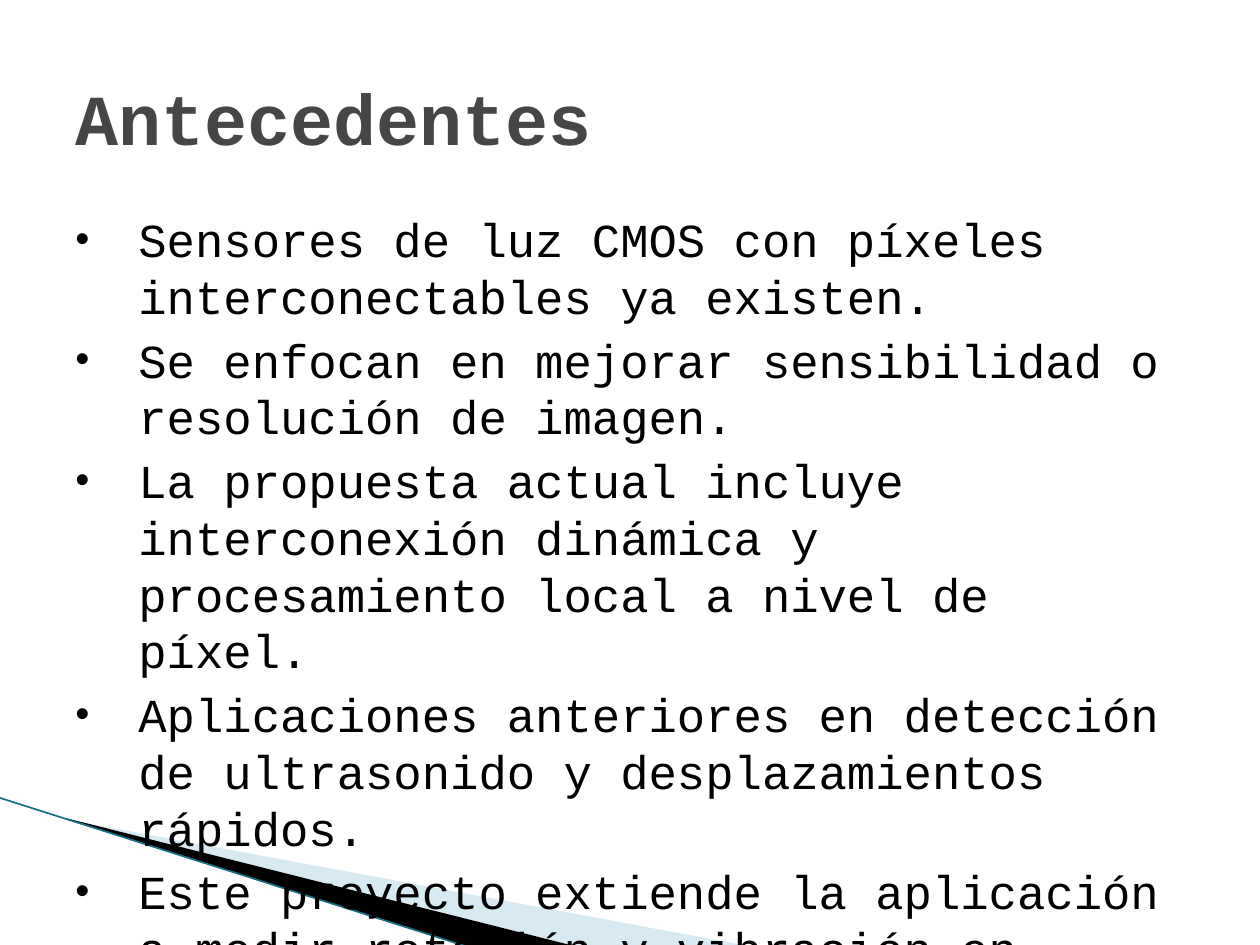
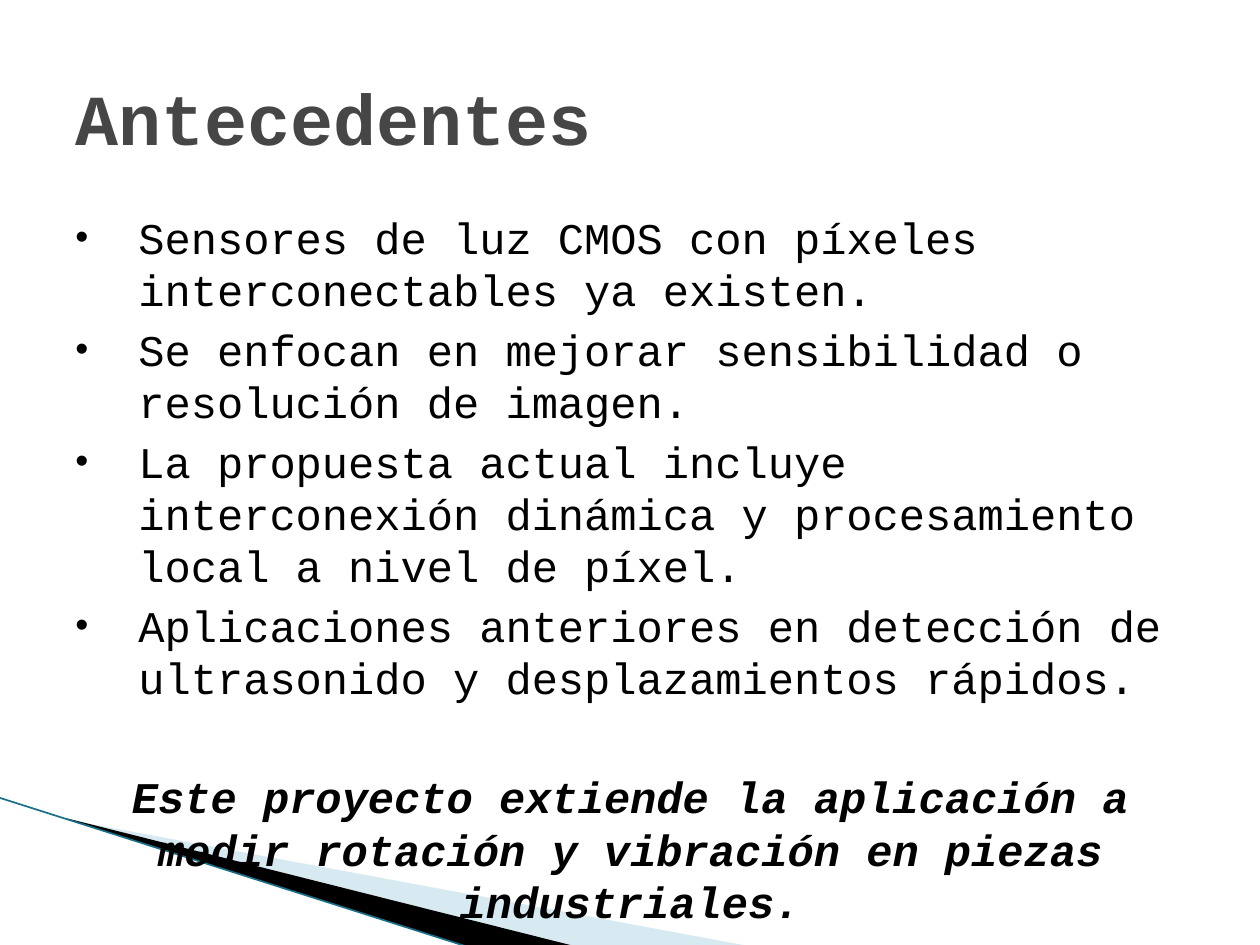
Before and after one commit to marianomorel/maestria-repo, a slide deck: slide 8 of sensores_cmos_presentacion.pptx (slide 5 before the commit). Drawn at 1260x945 pixels with LibreOffice and Linux fonts; fonts in the diff are those of the drawing; background and template pictures are left out. Boxes give left, top, right and bottom in pixels: in the first picture for what was removed or moved away, otherwise in the second. Text is boxed around its words. In the diff, an @@ line names an element or a change of style, - is before the commit and + after.

```diff
--- a/sensores_cmos_presentacion.pptx
+++ b/sensores_cmos_presentacion.pptx
@@ text "Sensores de luz CMOS con ..." at [132,223,1161,931]: size 27 to 25 pt; bold on, italic on in "Este proyecto extiende la aplicación a medir ..."; alignment left to centre; bullet • to none @@
```
Also in this commit, not shown: 3 other slides changed, 3 slides added, 5 other files.
